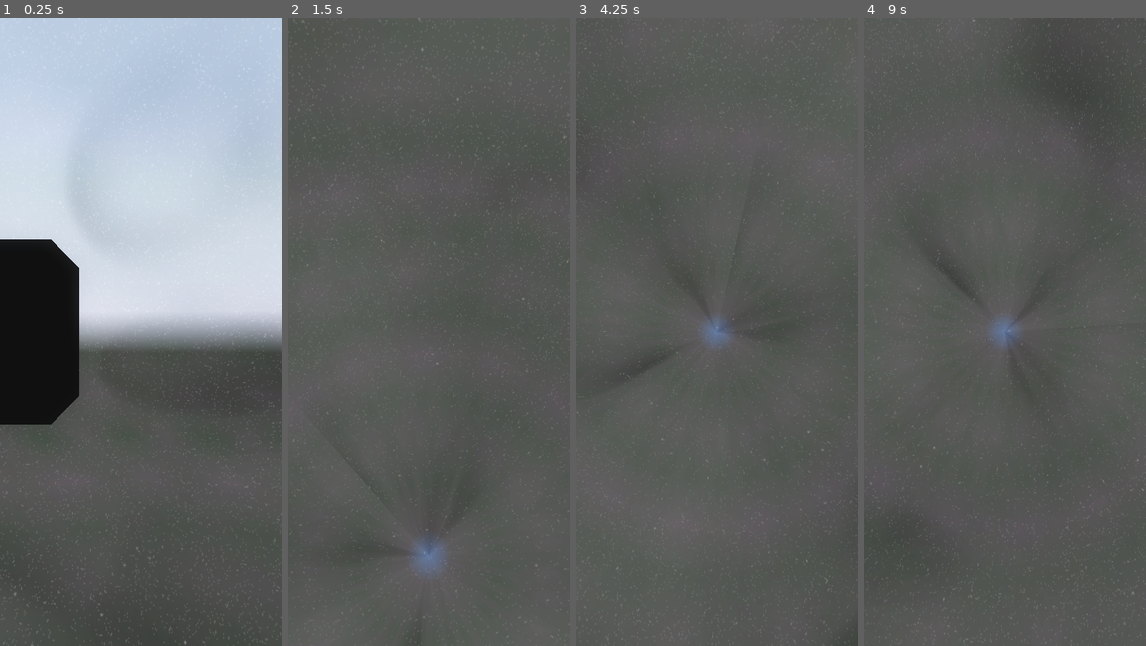
Above: before the commit, frames 1-4 (left to right).
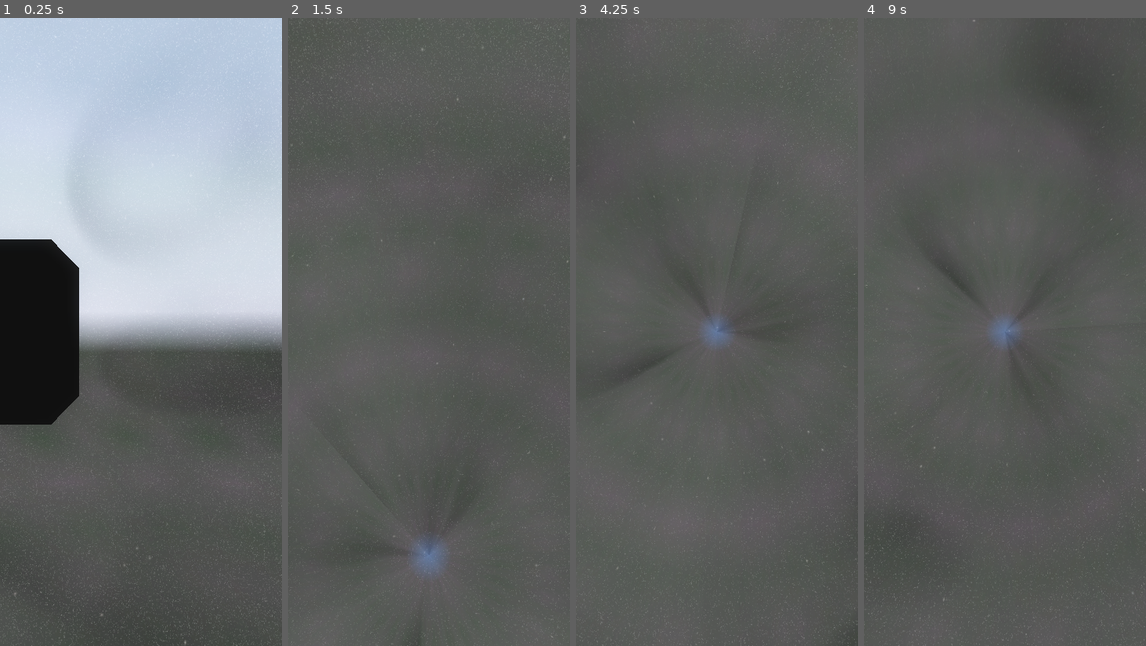
Above: after the commit, the same moments.

Repository: Capstone-Mystery-Machine/spotnik
Game: Godot game, scene res://scenes/worldspawn.tscn
Same seed, same stepped clock (60 frames per second), same inputs: the game is played once before the commit and once after it. A sky picture missing from this copy of the repository is replaced by a grey-blue gradient.
Inputs (mouse positions are in pixels of both pictures, inside the frame that each line leads up to):
- Up to frame 1 (0.25 s): no input
- Up to frame 2 (1.5 s): tap Enter at 0.5 s; move the mouse to (491, 300) at 0.52 s; press the mouse at (491, 300) at 0.53 s; tap Space at 1.25 s; move the mouse to (414, 332) at 1.27 s; release the mouse at (414, 332) at 1.28 s; tap I at 1.35 s
- Up to frame 3 (4.25 s): tap Enter at 2, 3.5 s; move the mouse to (745, 193) at 2.02 s; press the mouse at (745, 193) at 2.03 s; tap Space at 2.75 s; move the mouse to (714, 344) at 2.77 s; release the mouse at (714, 344) at 2.78 s; tap I at 2.85 s; move the mouse to (801, 426) at 3.52 s; press the mouse at (801, 426) at 3.53 s
- Up to frame 4 (9 s): tap Space at 4.25 s; move the mouse to (982, 325) at 4.27 s; release the mouse at (982, 325) at 4.28 s; tap I every 1.5 s from 4.35 to 8.85 s; move the mouse to (1019, 332) at 5.02 s; press the mouse at (1019, 332) at 5.03 s; move the mouse to (993, 319) at 5.77 s; release the mouse at (993, 319) at 5.78 s; move the mouse to (1067, 300) at 6.52 s; press the mouse at (1067, 300) at 6.53 s; move the mouse to (990, 332) at 7.27 s; release the mouse at (990, 332) at 7.28 s; move the mouse to (1033, 193) at 8.02 s; press the mouse at (1033, 193) at 8.03 s; move the mouse to (1002, 344) at 8.77 s; release the mouse at (1002, 344) at 8.78 s

The runs differ from the first frame. In frame 1, 0.8% of the frame differs, in the area x 0-100%, y 0-100%; in frame 2, 0.6%; in frame 3, 0.4%; in frame 4, 0.5%.

Commit message:
feat: meh, I did say that the last was final, but they were just too big

Diff:
--- a/scenes/skybox.tscn
+++ b/scenes/skybox.tscn
@@ -50,6 +50,7 @@
 resource_local_to_scene = true
 render_priority = -98
 transparency = 1
+blend_mode = 1
 depth_draw_mode = 2
 shading_mode = 0
 disable_ambient_light = true
@@ -68,6 +69,7 @@
 resource_local_to_scene = true
 render_priority = -97
 transparency = 1
+blend_mode = 1
 depth_draw_mode = 2
 shading_mode = 0
 disable_ambient_light = true
--- a/textures/skybox_field_stars_a.tres
+++ b/textures/skybox_field_stars_a.tres
@@ -2,7 +2,7 @@
 
 [sub_resource type="Gradient" id="Gradient_p073a"]
 interpolation_mode = 1
-offsets = PackedFloat32Array(0, 0.015)
+offsets = PackedFloat32Array(0, 0.024024025)
 colors = PackedColorArray(1, 1, 1, 1, 0, 0, 0, 0)
 
 [sub_resource type="FastNoiseLite" id="FastNoiseLite_7dxpu"]
@@ -17,7 +17,7 @@
 domain_warp_amplitude = 200.0
 
 [resource]
-width = 2048
-height = 1024
+width = 4096
+height = 2048
 noise = SubResource("FastNoiseLite_7dxpu")
 color_ramp = SubResource("Gradient_p073a")
